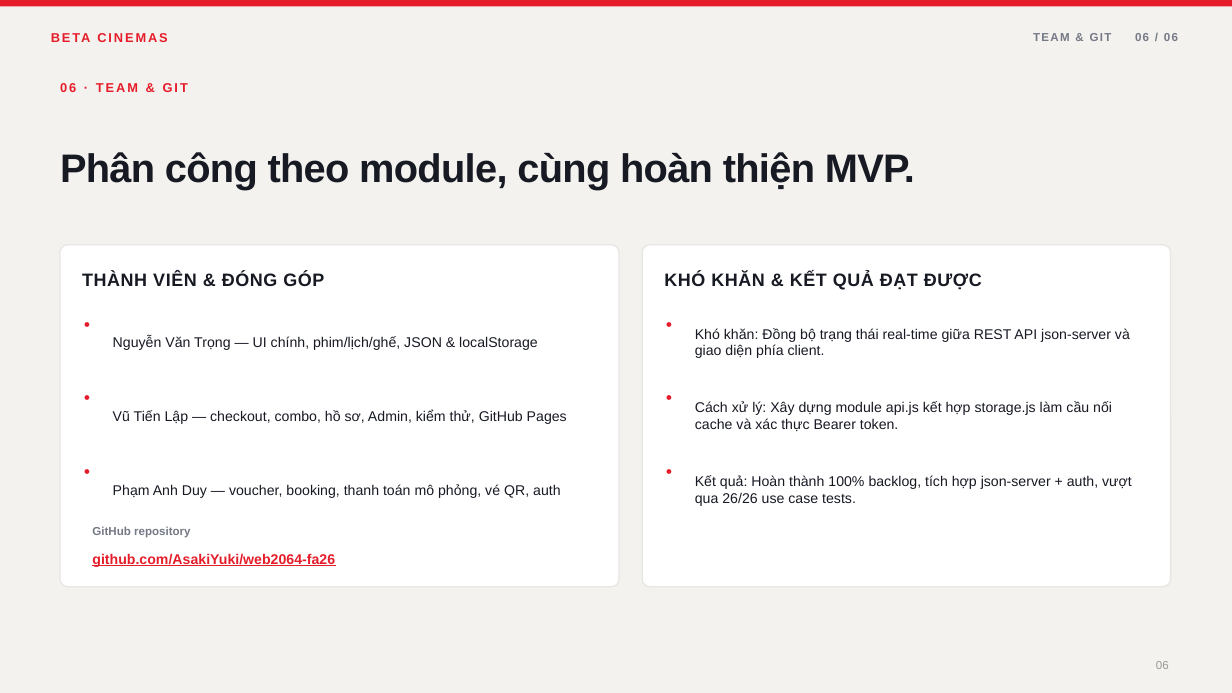
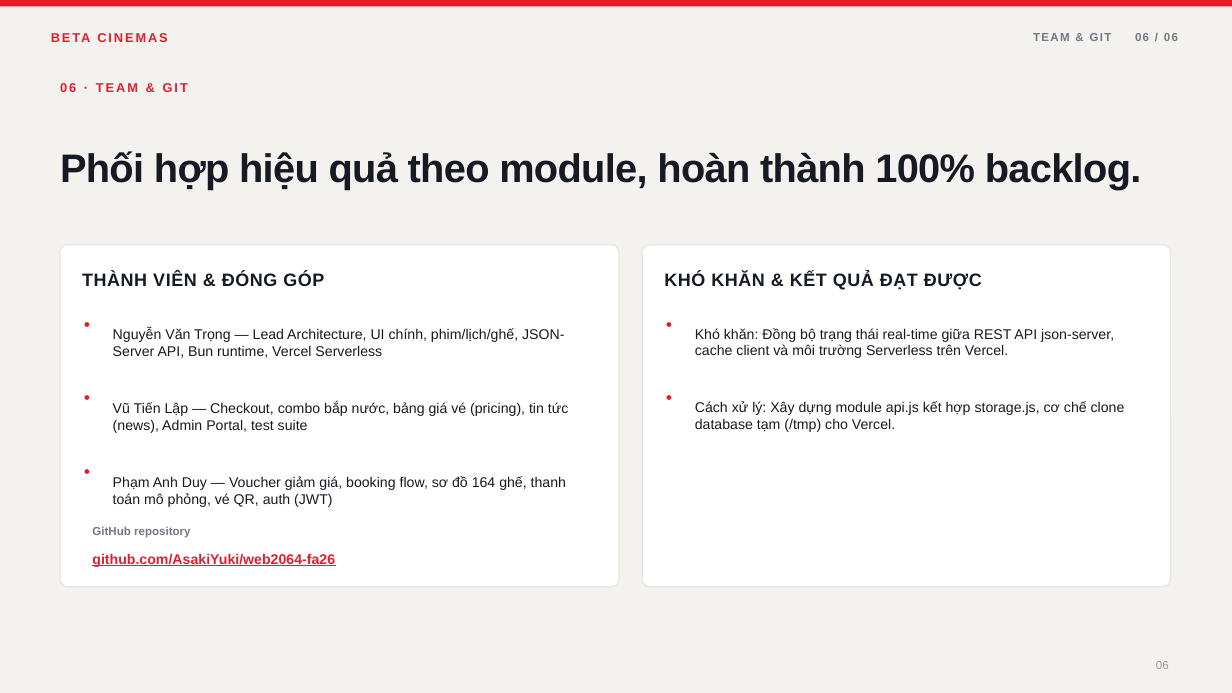
Before and after one commit to AsakiYuki/web2064-fa26, a slide deck: slide 6 of Beta-Cinemas-Presentation.odp. Drawn at 1232x693 pixels with LibreOffice and Linux fonts; fonts in the diff are those of the drawing. Boxes give left, top, right and bottom in pixels: in the first picture for what was removed or moved away, otherwise in the second. Text is boxed around its words. In the diff, an @@ line names an element or a change of style, - is before the commit and + after.

Commit message:
docs: update presentation slides to match current platform architecture

```diff
--- a/Beta-Cinemas-Presentation.odp
+++ b/Beta-Cinemas-Presentation.odp
@@ text at [60, 151, 1142, 189]: text changed @@
-Phân công theo module, cùng hoàn thiện MVP.
+Phối hợp hiệu quả theo module, hoàn thành 100% backlog.
@@ text at [113, 328, 564, 358]: text changed @@
-Nguyễn Văn Trọng — UI chính, phim/lịch/ghế, JSON & localStorage
+Nguyễn Văn Trọng — Lead Architecture, UI chính, phim/lịch/ghế, JSON-Server API, Bun runtime, Vercel Serverless
@@ text at [695, 328, 1114, 358]: text changed @@
-Khó khăn: Đồng bộ trạng thái real-time giữa REST API json-server và giao diện phía client.
+Khó khăn: Đồng bộ trạng thái real-time giữa REST API json-server, cache client và môi trường Serverless trên Vercel.
@@ text at [113, 402, 568, 433]: text changed @@
-Vũ Tiến Lập — checkout, combo, hồ sơ, Admin, kiểm thử, GitHub Pages
+Vũ Tiến Lập — Checkout, combo bắp nước, bảng giá vé (pricing), tin tức (news), Admin Portal, test suite
@@ text at [695, 401, 1125, 432]: text changed @@
-Cách xử lý: Xây dựng module api.js kết hợp storage.js làm cầu nối cache và xác thực Bearer token.
+Cách xử lý: Xây dựng module api.js kết hợp storage.js, cơ chế clone database tạm (/tmp) cho Vercel.
@@ text at [113, 476, 566, 507]: text changed @@
-Phạm Anh Duy — voucher, booking, thanh toán mô phỏng, vé QR, auth
+Phạm Anh Duy — Voucher giảm giá, booking flow, sơ đồ 164 ghế, thanh toán mô phỏng, vé QR, auth (JWT)
@@ text removed at [666, 460, 687, 482] @@
-•
@@ text removed at [695, 475, 1132, 506] @@
-Kết quả: Hoàn thành 100% backlog, tích hợp json-server + auth, vượt qua 26/26 use case tests.
```
Also in this commit, not shown: 5 other slides changed, 2 other files.
